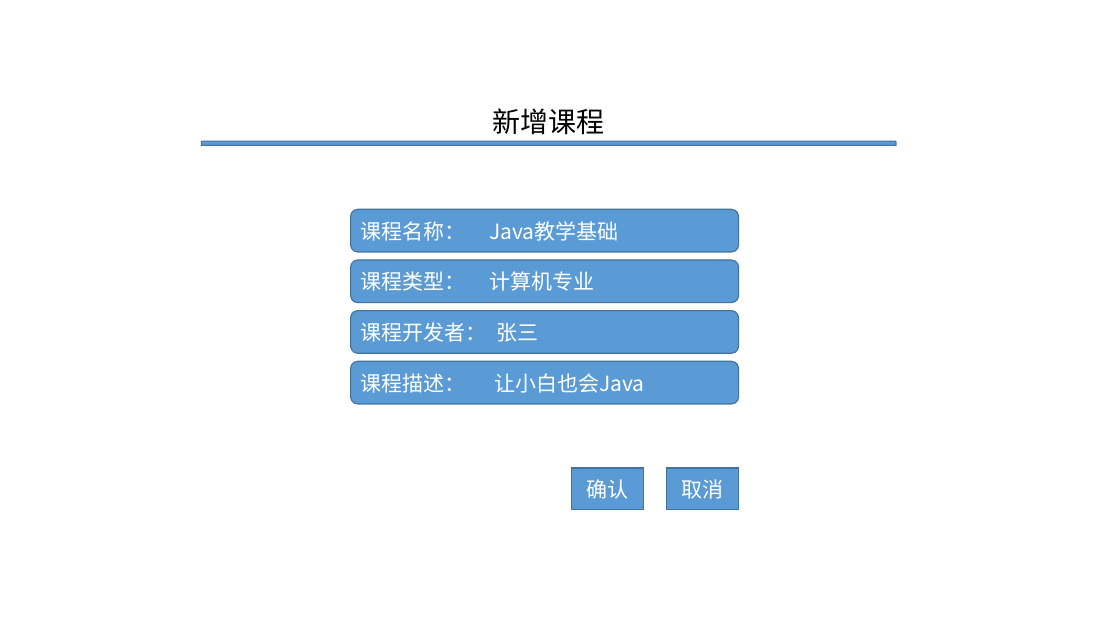
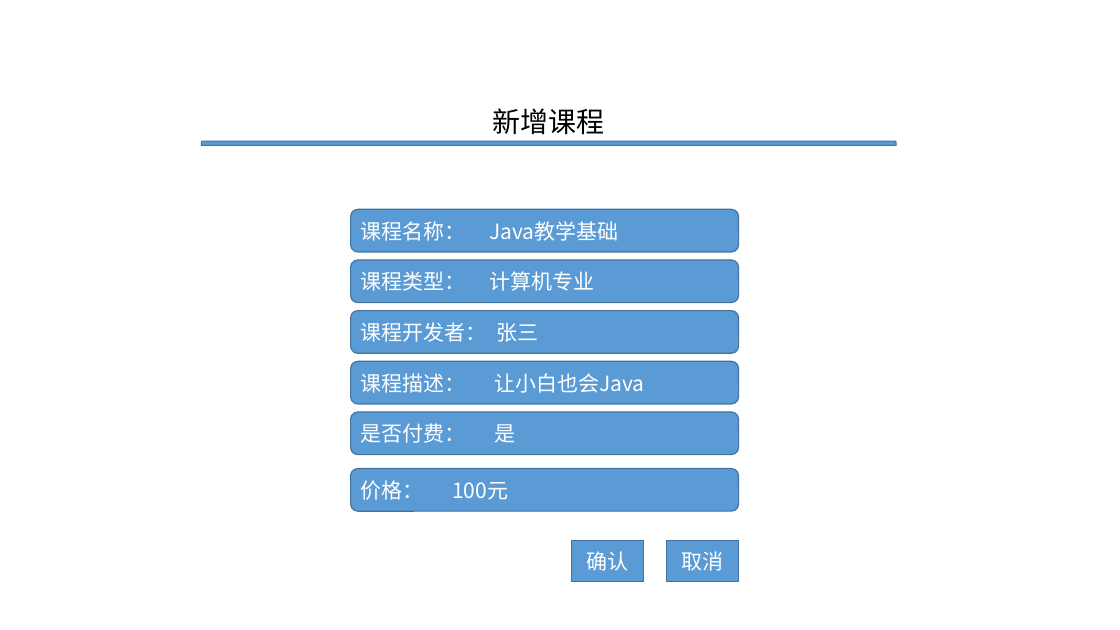
Before and after one commit to peiyanzhaodegithub/-, a slide deck: slide 2 of 原型.pptx. Drawn at 1120x630 pixels with LibreOffice and Linux fonts; fonts in the diff are those of the drawing. Boxes give left, top, right and bottom in pixels: in the first picture for what was removed or moved away, otherwise in the second. Text is boxed around its words. In the diff, an @@ line names an element or a change of style, - is before the commit and + after.

Commit message:
原型

```diff
--- a/原型.pptx
+++ b/原型.pptx
@@ rounded rectangle added at <box>350,412,739,455</box>, fill #5B9BD5, outline #43739E 1 pt, 18 pt, text #FFFFFF @@
+是否付费： 是
@@ rounded rectangle added at <box>350,469,739,512</box>, fill #5B9BD5, outline #43739E 1 pt, 18 pt, text #FFFFFF @@
+价格： 100元
@@ rectangle "确认": place and size @@
-rectangle "确认" at <box>571,468,644,509</box>
+rectangle "确认" at <box>571,541,644,582</box>
@@ rectangle "取消": place and size @@
-rectangle "取消" at <box>667,468,739,509</box>
+rectangle "取消" at <box>667,541,739,582</box>
```
